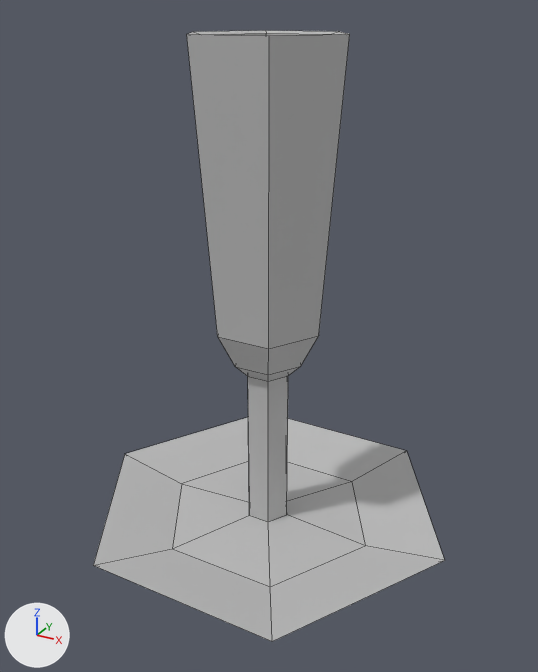
The FBX model Project/RogueLike-SmoothBrain/Assets/SampleSceneAssets/Art/Meshs/MERCHANT ROOM/PROPS/LIGHTS/CANDLES/HOLDERS/MESH_CandleStick.fbx: old version first, new version second.
Before and after are seen from a camera (50 mm lens) standing at (0.000844, -0.001527, 0.001436) and looking at (0.000007, -0.000006, 0.000675). Lighting does not change. The marker at lower left points along +X, +Y and +Z. Mesh edges are drawn as thin lines. Where no turn or scale is listed for an object, it has been applied to the vertices.

The first picture shows 'MESH_Candlestick'.
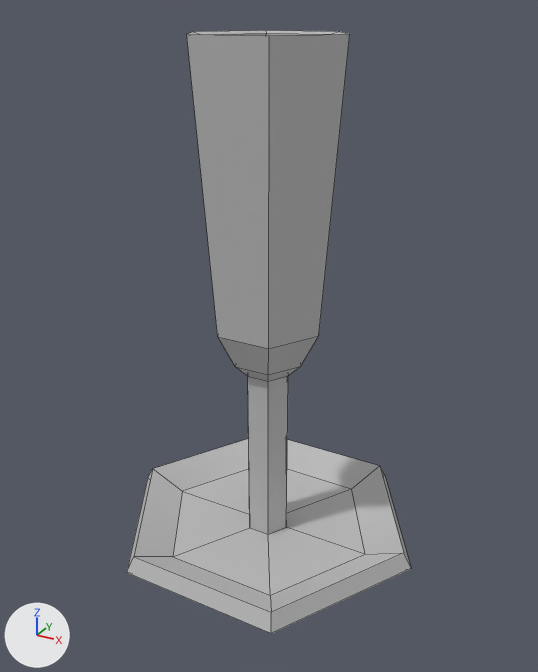
Location of each change, [x1, y1, x2, y2] in pixels of the pictures (538 x 672 px; the box of a moved part takes in the faces that stretch with it):
'MESH_Candlestick', reshaped (19% narrower): before [93, 30, 445, 642]; after [127, 30, 411, 634]
part 1 of me_mesh, moved or reshaped: before [93, 376, 445, 642]; after [127, 376, 411, 634]

The edits, one by one:
me_mesh is used by ob_mesh_candlestick; location (0.0, 0.0, 0.0).
me_mesh had 61 vertices, 60 faces and spanned x -0.00051..0.00051, y -0.000442..0.000442, z 0.0..0.001388.
me_mesh now has 67 vertices, 66 faces and spans x -0.000427..0.000427, y -0.000369..0.000369, z 0.0..0.001388.
Part 1, on me_mesh:
6 vertices are removed from x -0.000297..0.000297, y -0.000257..0.000257, z 0.000122.
12 faces are deleted.
6 vertices in x -0.00006..0.00006, y -0.000052..0.000052, z 0.000137 move by (0.0, 0.0, -0.000043).
6 vertices move from x -0.00051..0.00051, y -0.000442..0.000442, z 0.000161 to x -0.000427..0.000427, y -0.000369..0.000369, z 0.0001.
12 vertices are added at x -0.000403..0.000403, y -0.000349..0.000349, z 0.000094..0.000141.
18 new faces join them.
